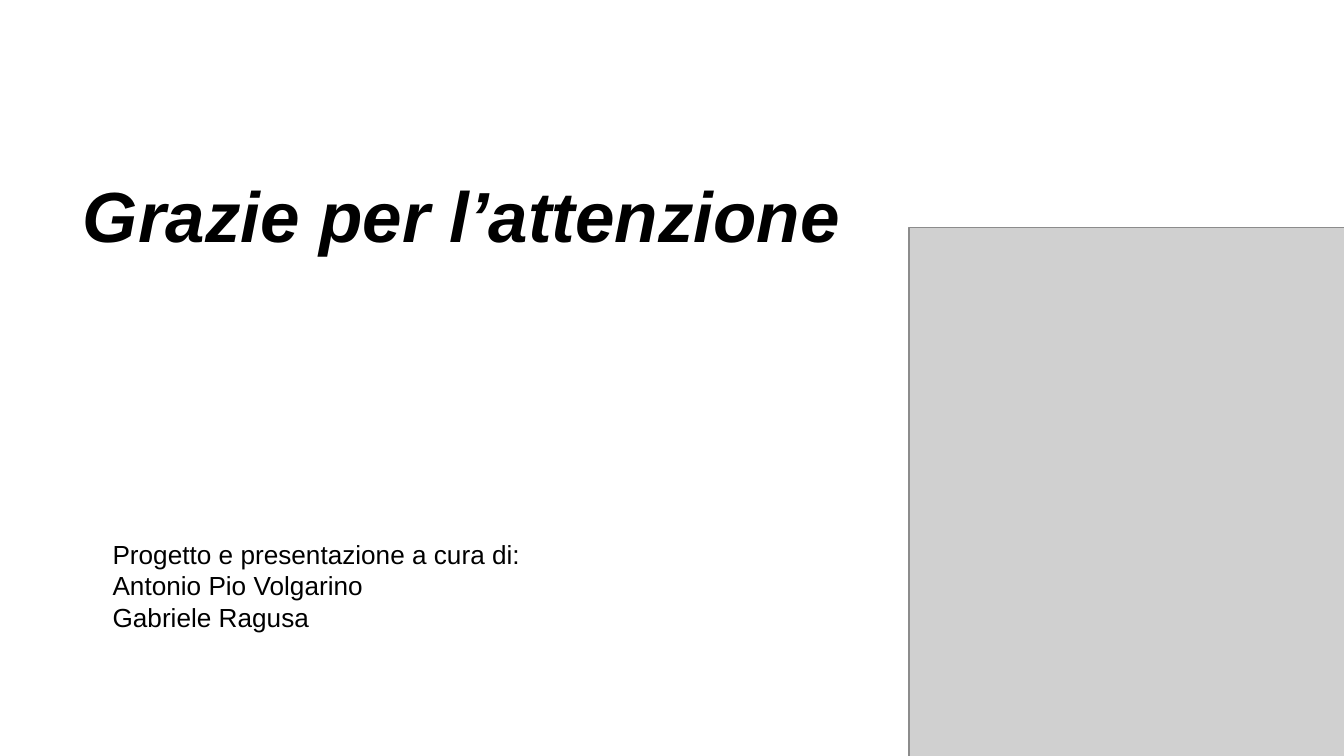
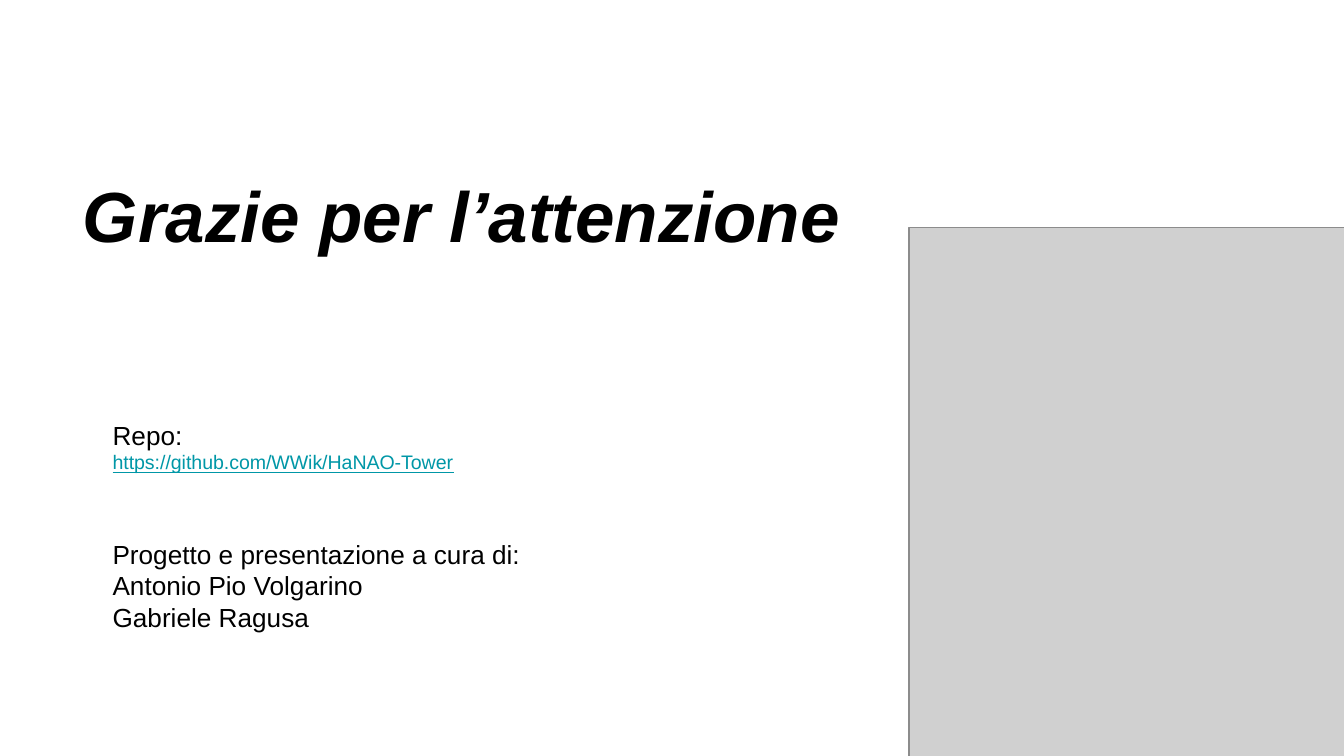
Before and after one commit to WWik/HaNAO-Tower, a slide deck: slide 13 of Documents/pptx/NaoPptx.pptx (slide 11 before the commit). Drawn at 1344x756 pixels with LibreOffice and Linux fonts; fonts in the diff are those of the drawing; grey boxes stand for pictures. Boxes give left, top, right and bottom in pixels: in the first picture for what was removed or moved away, otherwise in the second. Text is boxed around its words. In the diff, an @@ line names an element or a change of style, - is before the commit and + after.

```diff
--- a/Documents/pptx/NaoPptx.pptx
+++ b/Documents/pptx/NaoPptx.pptx
@@ text added at (x1=113, y1=427, x2=454, y2=473), 10.5 pt, text #0097A7, underline @@
+Repo:
+https://github.com/WWik/HaNAO-Tower
```
Also in this commit, not shown: 3 other slides changed, 2 slides added.
